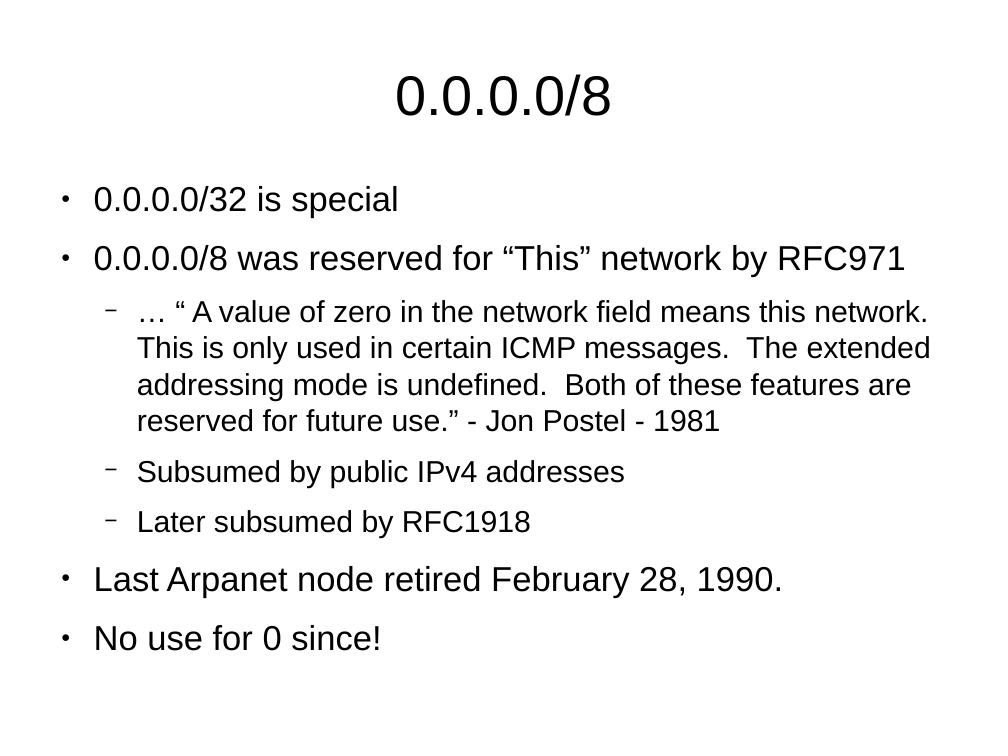
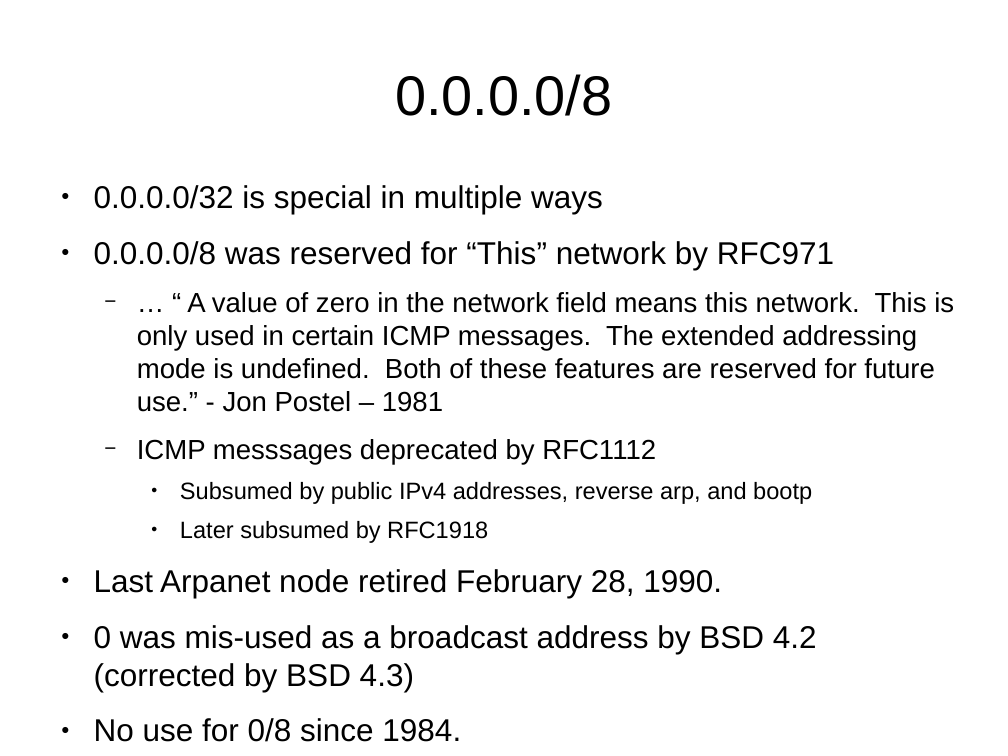
Before and after one commit to schoen/unicast-extensions, a slide deck: slide 7 of docs/preso.odp (slide 4 before the commit). Drawn at 1008x756 pixels with LibreOffice and Linux fonts; fonts in the diff are those of the drawing. Boxes give left, top, right and bottom in pixels: in the first picture for what was removed or moved away, otherwise in the second. Text is boxed around its words. In the diff, an @@ line names an element or a change of style, - is before the commit and + after.

```diff
--- a/docs/preso.odp
+++ b/docs/preso.odp
@@ text at <box>94,185,603,214</box>: text changed; size 27.2 to 24.8 pt @@
-● 0.0.0.0/32 is special
+● 0.0.0.0/32 is special in multiple ways
@@ text at <box>94,241,834,598</box>: size 27.2 to 24.8 pt in "0.0.0.0/8 was reserved for “This” network by ...", "Last Arpanet node retired February 28, 1990."; size 23.8 to 18.6 pt in "Later subsumed by RFC1918"; bullet − to ●; list level 2 to 3 in "Later subsumed by RFC1918" @@
@@ text at <box>137,292,954,504</box>: text changed; size 23.8 to 21.7 pt @@
-  − … “ A value of zero in the network field means this network. This is only used in certain ICMP messages. The extended addressing mode is undefined. Both of these features are reserved for future use.” - Jon Postel - 1981
-  − Subsumed by public IPv4 addresses
+  − … “ A value of zero in the network field means this network. This is only used in certain ICMP messages. The extended addressing mode is undefined. Both of these features are reserved for future use.” - Jon Postel – 1981
+  − ICMP messsages deprecated by RFC1112
+    ● Subsumed by public IPv4 addresses, reverse arp, and bootp
@@ text at <box>94,625,817,742</box>: text changed; size 27.2 to 24.8 pt @@
-● No use for 0 since!
+● 0 was mis-used as a broadcast address by BSD 4.2 (corrected by BSD 4.3)
+● No use for 0/8 since 1984.
```
Also in this commit, not shown: 4 other slides changed, 8 slides added, 3 slides removed.
